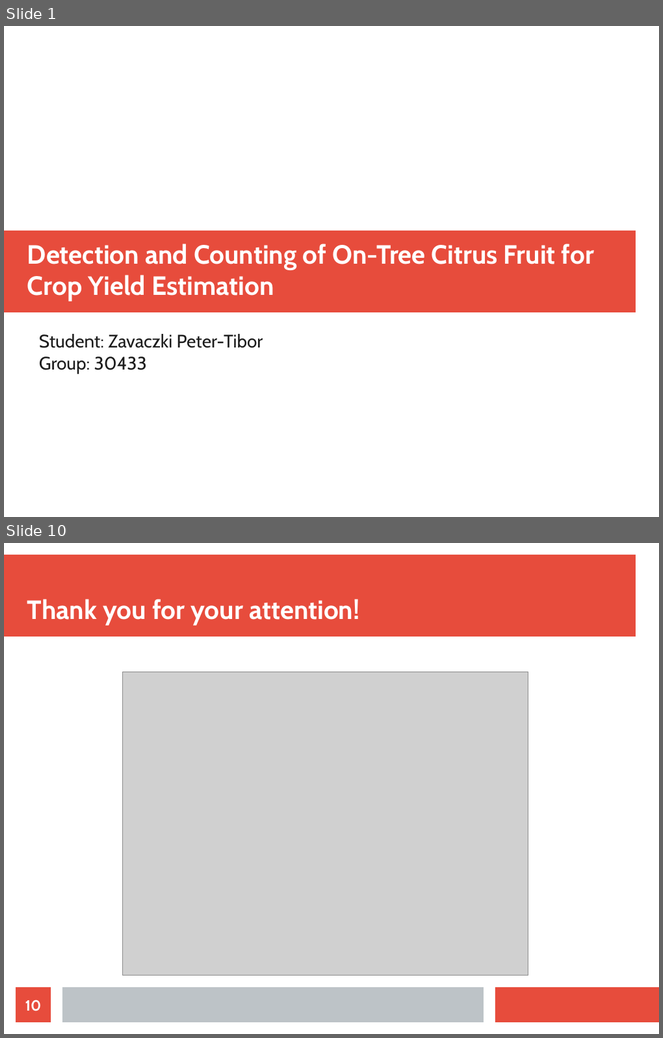
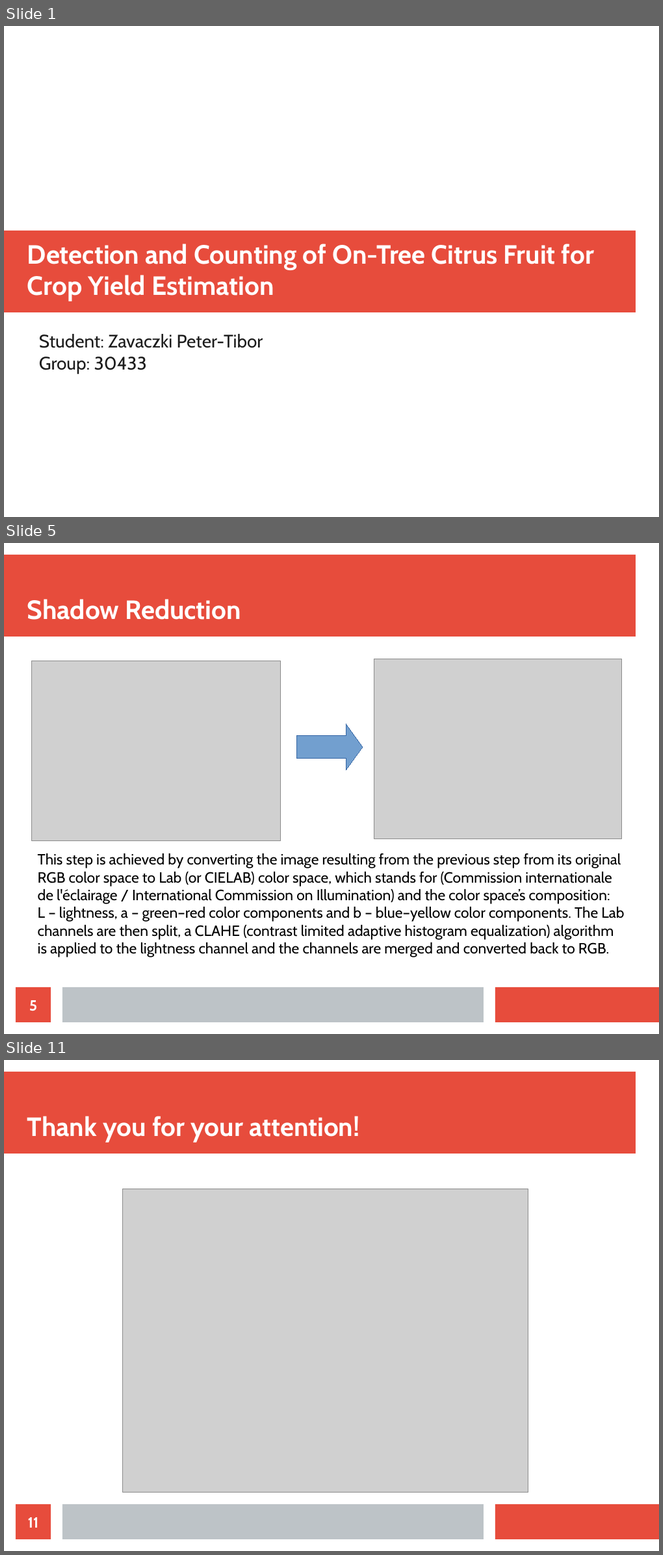
Before and after one commit to bloopeti/IP_OrangeDetection, a slide deck: Documents/Presentation.odp. Shown one above the other, each under a label of ours: slides 1 and 10 before the commit, slides 1, 5 and 11 after it; the slides between them are not shown. The pictures are 663x1038 and 663x1555 pixels, drawn with LibreOffice and Linux fonts; fonts in the diff are those of the drawing; grey boxes stand for pictures. Boxes give left, top, right and bottom in pixels: in the first picture for what was removed or moved away, otherwise in the second. Text is boxed around its words. In the diff, an @@ line names an element or a change of style, - is before the commit and + after.

```diff
--- a/Documents/Presentation.odp
+++ b/Documents/Presentation.odp
@@ slide 5 added at (4, 543, 659, 1034), background #FFFFFF; not listed: 3 template elements that a slide beside it also shows @@
@@ title added at (27, 599, 241, 620), 32 pt, text #FFFFFF, bold @@
+Shadow Reduction
@@ picture added at (374, 659, 622, 839) @@
@@ picture added at (32, 661, 280, 841) @@
@@ right arrow added at (297, 724, 363, 770), fill #729FCF, outline #3465A4 0 pt @@
@@ text added at (38, 854, 624, 958), 18 pt, text #000000 @@
+This step is achieved by converting the image resulting from the previous step from its original
+RGB color space to Lab (or CIELAB) color space, which stands for (Commission internationale
+de l'éclairage / International Commission on Illumination) and the color space’s composition:
+L – lightness, a – green–red color components and b – blue–yellow color components. The Lab
+channels are then split, a CLAHE (contrast limited adaptive histogram equalization) algorithm
+is applied to the lightness channel and the channels are merged and converted back to RGB.
@@ page number added at (16, 988, 51, 1023), fill #E74C3C, 18 pt, text #FFFFFF, bold @@
+5
@@ what was slide 10 is now slide 11 @@
@@ page number at (28, 1518, 39, 1528): text changed @@
-10
+11
```
Also in this commit, not shown: 1 slide changed, 7 other slides added, 7 slides removed, 8 other files.
